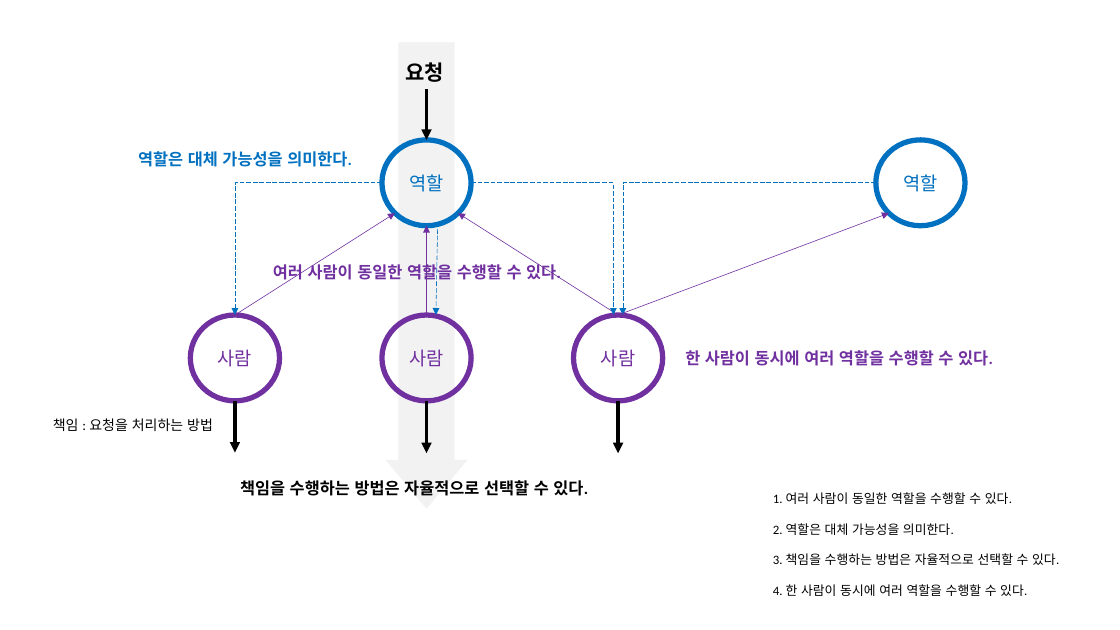
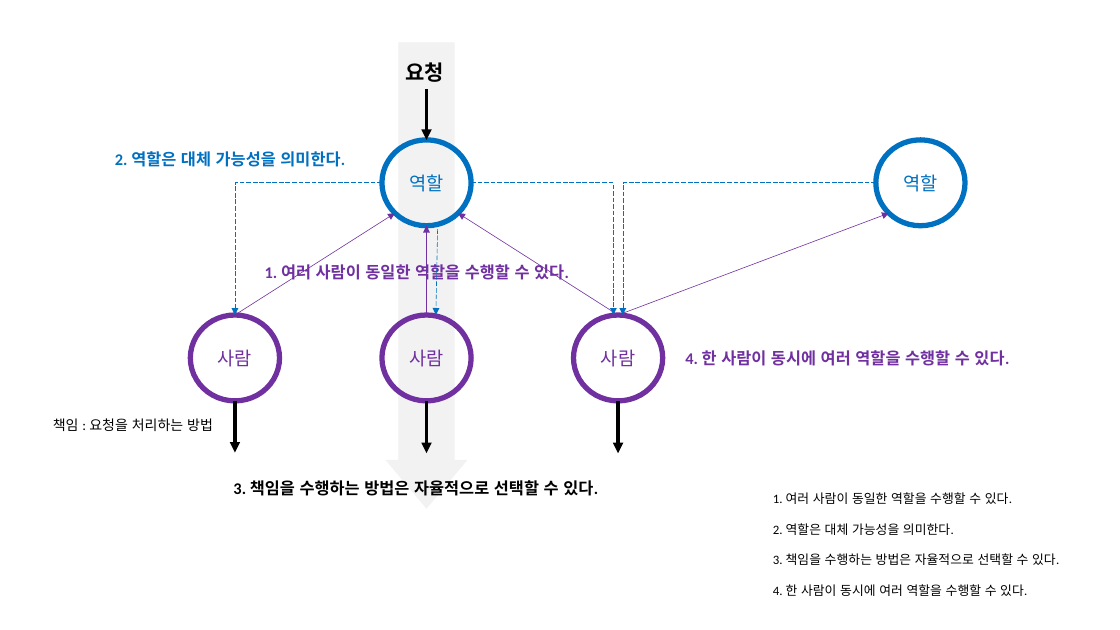
Before and after one commit to hhko/UnitTest-Is-DesignFeedback, a slide deck: slide 15 of README.pptx. Drawn at 1120x630 pixels with LibreOffice and Linux fonts; fonts in the diff are those of the drawing. Boxes give left, top, right and bottom in pixels: in the first picture for what was removed or moved away, otherwise in the second. Text is boxed around its words. In the diff, an @@ line names an element or a change of style, - is before the commit and + after.

```diff
--- a/README.pptx
+++ b/README.pptx
@@ text at [115, 151, 345, 167]: text changed @@
-역할은 대체 가능성을 의미한다.
+2. 역할은 대체 가능성을 의미한다.
@@ text at [265, 261, 569, 283]: text changed @@
-여러 사람이 동일한 역할을 수행할 수 있다.
+1. 여러 사람이 동일한 역할을 수행할 수 있다.
@@ text at [685, 350, 1009, 366]: text changed @@
-한 사람이 동시에 여러 역할을 수행할 수 있다.
+4. 한 사람이 동시에 여러 역할을 수행할 수 있다.
@@ text at [233, 480, 598, 496]: text changed @@
-책임을 수행하는 방법은 자율적으로 선택할 수 있다.
+3. 책임을 수행하는 방법은 자율적으로 선택할 수 있다.
```
Also in this commit, not shown: 1 slide added, 1 other file.
